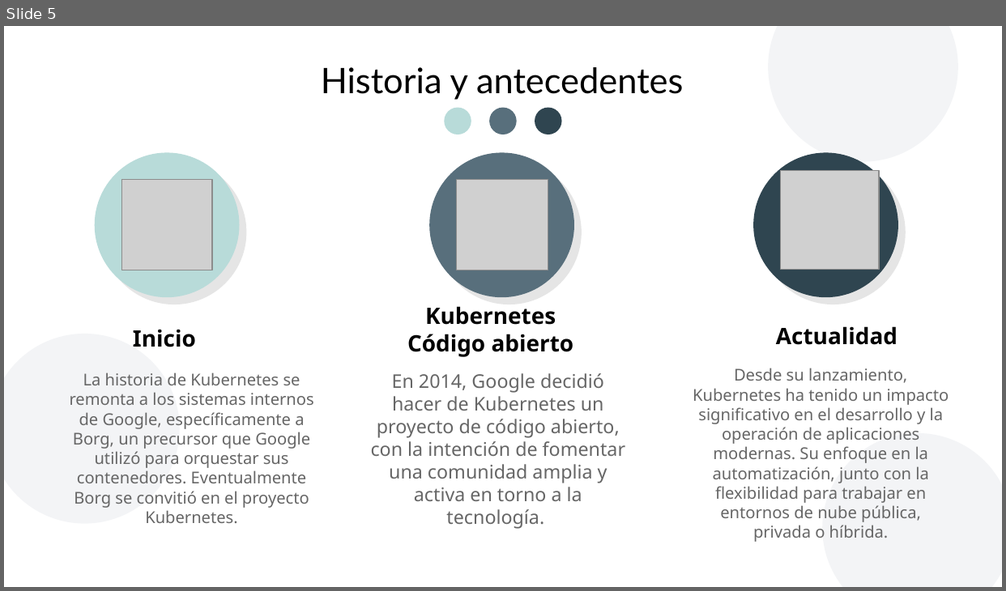
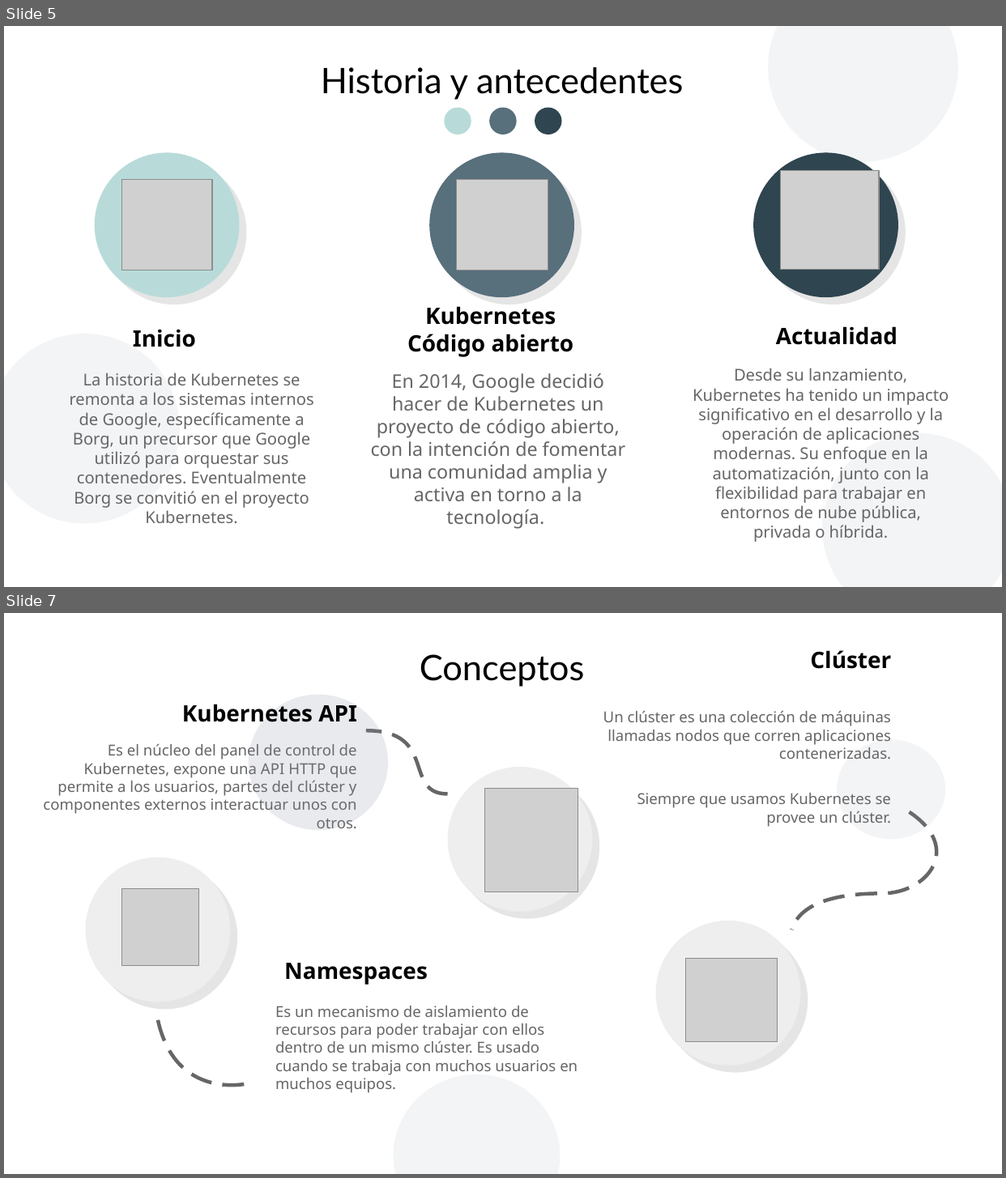
Before and after one commit to ubecerrilv/8semestre, a slide deck: Tecnologias_I/Kubernetes.odp. Shown one above the other, each under a label of ours: slide 5 before the commit, slides 5 and 7 after it; the slides between them are not shown. The pictures are 1006x591 and 1006x1178 pixels, drawn with LibreOffice and Linux fonts; fonts in the diff are those of the drawing; grey boxes stand for pictures; background and template pictures are left out. Boxes give left, top, right and bottom in pixels: in the first picture for what was removed or moved away, otherwise in the second. Text is boxed around its words. In the diff, an @@ line names an element or a change of style, - is before the commit and + after.

```diff
--- a/Tecnologias_I/Kubernetes.odp
+++ b/Tecnologias_I/Kubernetes.odp
@@ slide 7 added at [4,613,1002,1174], background #FFFFFF @@
@@ text added at [420,654,585,687], 28 pt, text #000000 @@
+Conceptos
@@ text added at [810,650,891,669], 18 pt, text #000000, bold @@
+Clúster
@@ text added at [182,704,357,722], 18 pt, text #000000, bold @@
+Kubernetes API
@@ ellipse added at [249,695,388,830], fill #8D99AE at 10% opacity @@
@@ ellipse added at [249,695,388,830], fill #8D99AE at 10% opacity @@
@@ freeform shape added at [366,730,448,794], outline #666666 2.89 pt @@
@@ text added at [603,711,891,827], 12 pt, text #666666 @@
+Un clúster es una colección de máquinas llamadas nodos que corren aplicaciones contenerizadas.
+Siempre que usamos Kubernetes se provee un clúster.
@@ text added at [43,744,357,828], 12 pt, text #666666 @@
+Es el núcleo del panel de control de Kubernetes, expone una API HTTP que permite a los usuarios, partes del clúster y componentes externos interactuar unos con otros.
@@ ellipse added at [837,740,946,839], fill #8D99AE at 10% opacity @@
@@ ellipse added at [448,767,593,912], fill #EEEEEE @@
@@ picture added at [485,789,578,892] @@
@@ freeform shape added at [792,812,937,930], outline #666666 2.89 pt @@
@@ ellipse added at [86,858,230,1003], fill #EEEEEE @@
@@ picture added at [121,888,199,966] @@
@@ ellipse added at [656,921,801,1066], fill #EEEEEE @@
@@ text added at [284,963,428,985], 18 pt, text #000000, bold @@
+Namespaces
@@ picture added at [686,958,778,1042] @@
@@ freeform shape added at [158,1020,249,1086], outline #666666 2.89 pt @@
@@ text added at [275,1006,577,1093], 12 pt, text #666666 @@
+Es un mecanismo de aislamiento de recursos para poder trabajar con ellos dentro de un mismo clúster. Es usado cuando se trabaja con muchos usuarios en muchos equipos.
@@ ellipse added at [394,1075,560,1174], fill #8D99AE at 10% opacity @@
```
Also in this commit, not shown: 1 slide changed, 3 other slides added, 3 slides removed, 1 other file.
